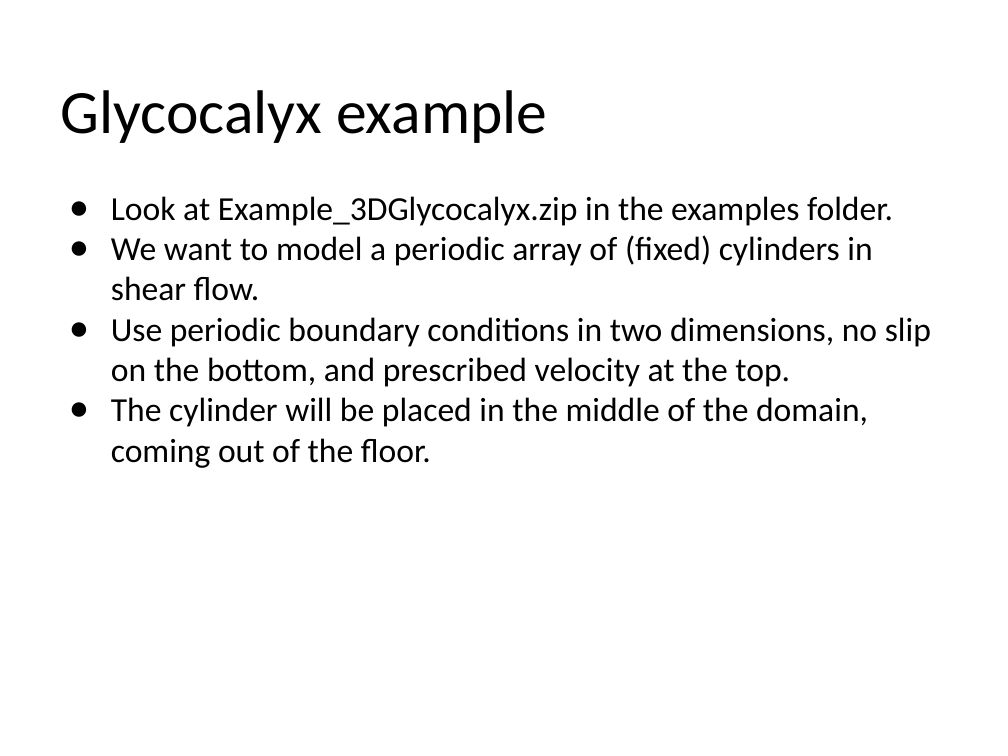
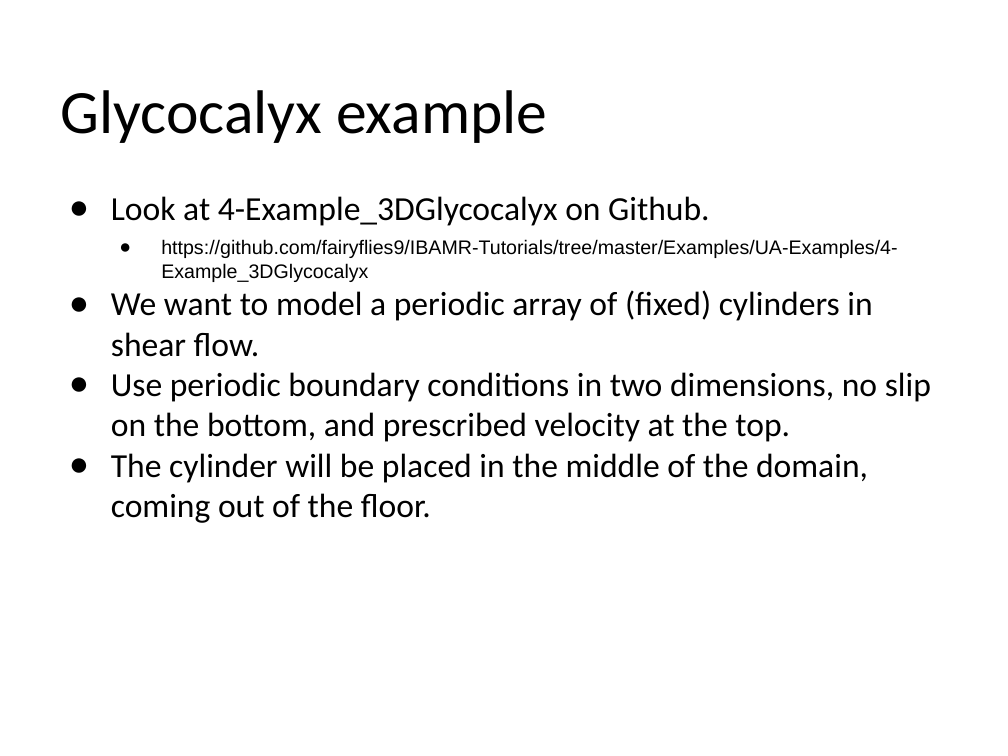
Before and after one commit to fairyflies9/IBAMR-Tutorials, a slide deck: slide 15 of IBAMR Lectures/Lecture 4 - IBAMR Tutorial_ Boundary Conditions.pptx. Drawn at 1008x756 pixels with LibreOffice and Linux fonts; fonts in the diff are those of the drawing. Boxes give left, top, right and bottom in pixels: in the first picture for what was removed or moved away, otherwise in the second. Text is boxed around its words. In the diff, an @@ line names an element or a change of style, - is before the commit and + after.

Commit message:
added tethered beam to UA examples

```diff
--- a/IBAMR Lectures/Lecture 4 - IBAMR Tutorial_ Boundary Conditions.pptx
+++ b/IBAMR Lectures/Lecture 4 - IBAMR Tutorial_ Boundary Conditions.pptx
@@ text at [111,196,897,282]: text changed; size 24 to 14 pt; font Calibri to Arial @@
-● Look at Example_3DGlycocalyx.zip in the examples folder.
+● Look at 4-Example_3DGlycocalyx on Github.
+  ● https://github.com/fairyflies9/IBAMR-Tutorials/tree/master/Examples/UA-Examples/4-Example_3DGlycocalyx
```
Also in this commit, not shown: 14 other files.
